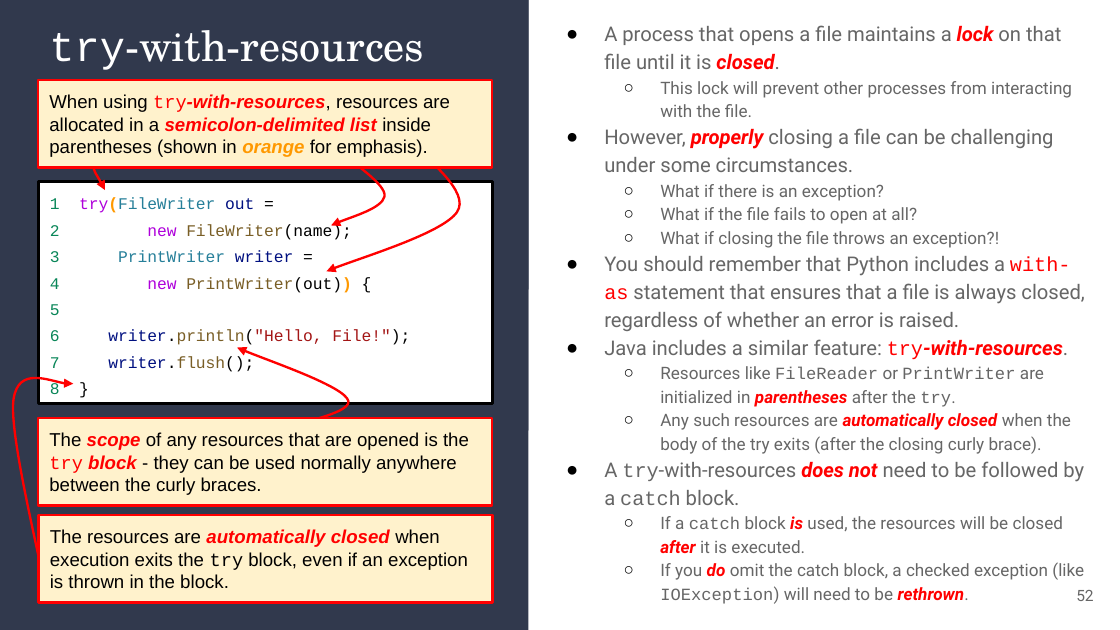
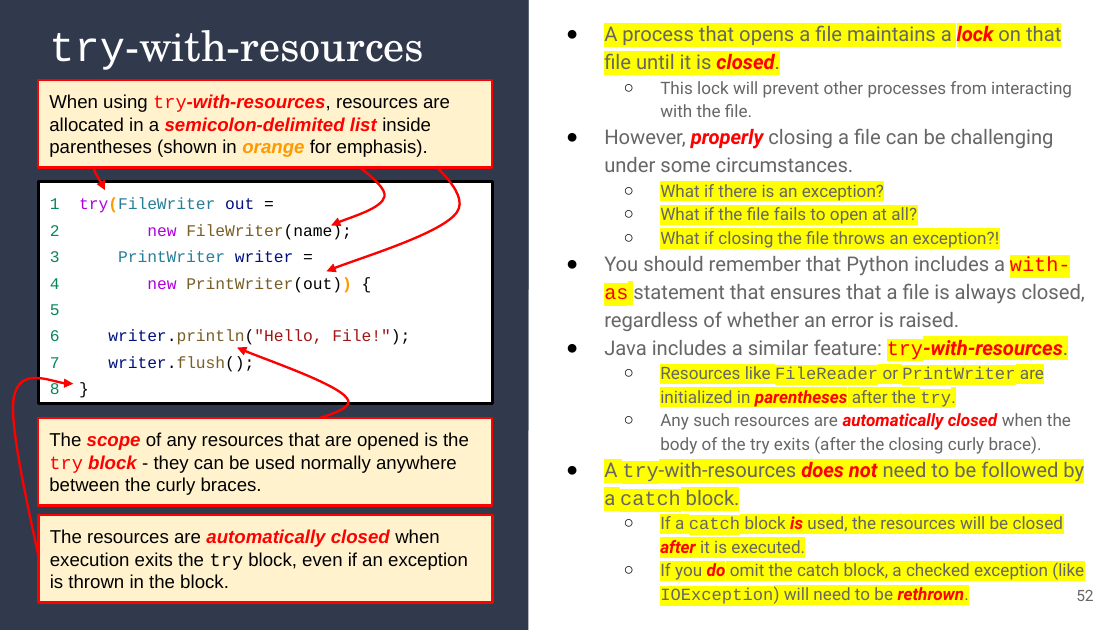
Before and after one commit to alam-tanweer/DailyFolder, a slide deck: slide 52 of CourseContent/Unit 04_lamda Stream Files/tanweer/4_ Lambdas, Streams & Files_ta.pptx. Drawn at 1120x630 pixels with LibreOffice and Linux fonts; fonts in the diff are those of the drawing. Boxes give left, top, right and bottom in pixels: in the first picture for what was removed or moved away, otherwise in the second. Text is boxed around its words. In the diff, an @@ line names an element or a change of style, - is before the commit and + after.

```diff
--- a/CourseContent/Unit 04_lamda Stream Files/tanweer/4_ Lambdas, Streams & Files_ta.pptx
+++ b/CourseContent/Unit 04_lamda Stream Files/tanweer/4_ Lambdas, Streams & Files_ta.pptx
@@ text at (x1=604, y1=184, x2=1085, y2=606): highlight none to #FFFF00 in "A process that opens a file maintains ...", "What if there is an exception?", "What if the file fails to open ...", "What if closing the file throws an ..." and 6 more places @@
```
Also in this commit, not shown: 7 other slides changed, 16 other files.
